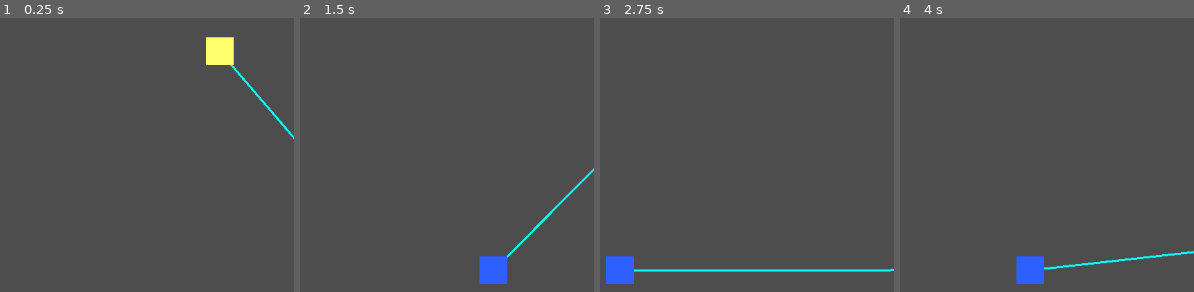
Above: before the commit, frames 1-4 (left to right).
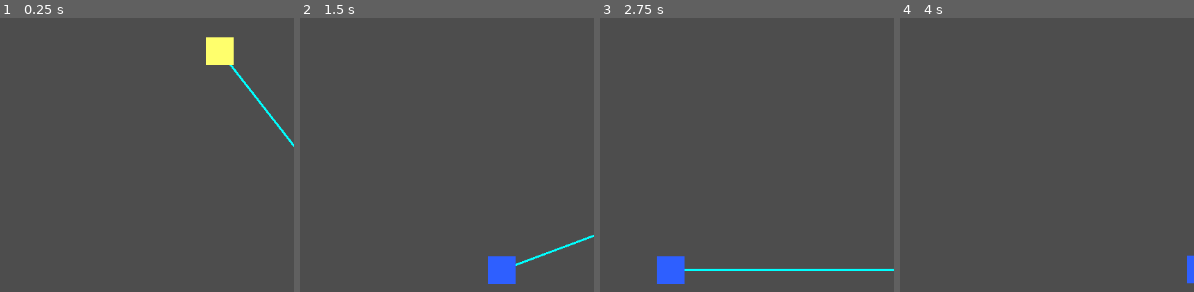
Above: after the commit, the same moments.

Repository: Bakwan-Company/Astro-Knot
Game: Godot game, scene res://levels/test_level/TestLevel.tscn
Same seed, same stepped clock (60 frames per second), same inputs: the game is played once before the commit and once after it.
Inputs:
- Up to frame 1 (0.25 s): no input
- Up to frame 2 (1.5 s): hold E (reel_out) 0.53-1.28 s; hold D (move_right) from 0.53 s (still down); tap Space (jump) at 0.77 s; tap Q (reel_in) at 1.35 s
- Up to frame 3 (2.75 s): tap Space (jump) at 1.52 s; tap E (reel_out) at 1.55 s; release D (move_right) at 2.03 s; hold A (move_left) from 2.03 s (still down); hold E (reel_out) from 2.03 s (still down)
- Up to frame 4 (4 s): release A (move_left) at 2.78 s; release E (reel_out) at 2.78 s; hold D (move_right) from 2.78 s (still down); tap E (reel_out) at 2.85, 3.8 s; tap Space (jump) at 3.02, 3.77 s; hold Q (reel_in) from 3.53 s (still down)

The runs differ from the first frame. In frame 1, 0.6% of the frame differs, in the area x 77-100%, y 17-48%; in frame 2, 1.3%; in frame 3, 2.5%, in the area x 2-99%, y 86-98%; in frame 4, 1.7%.

Commit message:
feat: add dual raycast, mutual drag, and implement pollux as an anchor for castor in pendulum

Diff:
--- a/entities/castor/Castor.tscn
+++ b/entities/castor/Castor.tscn
@@ -21,6 +21,10 @@
 [node name="RopeAnchor" type="Marker2D" parent="." unique_id=443895996]
 position = Vector2(20, 20.5)
 
-[node name="GroundCheck" type="RayCast2D" parent="." unique_id=1994394445]
-position = Vector2(20, 20)
+[node name="GroundCheckL" type="RayCast2D" parent="." unique_id=1994394445]
+position = Vector2(0, 20)
 target_position = Vector2(0, 21)
+
+[node name="GroundCheckR" type="RayCast2D" parent="." unique_id=537385742]
+position = Vector2(40, 20)
+target_position = Vector2(0, 21)
--- a/entities/castor/castor.gd
+++ b/entities/castor/castor.gd
@@ -1,26 +1,40 @@
 extends CharacterBody2D
 
-# Variabel yang bisa diatur dari Inspector
-@export var speed: float = 200.0
+@export var speed: float = 300.0 # Sedikit lebih cepat biar enak narik Pollux
 @export var jump_velocity: float = -400.0
+@export var air_friction: float = 0.5 # Gesekan udara biar ayunan gak abadi (tapi tipis banget)
+@export var terminal_velocity: float = 1000.0 # Biar gak nembus lantai kalau jatuh kecepetan
 
 var gravity: float = ProjectSettings.get_setting("physics/2d/default_gravity")
 
 func _physics_process(delta: float) -> void:
-	# Terapkan Gravitasi saat Castor tidak menginjak lantai
+	# 1. GRAVITASI
 	if not is_on_floor():
-		velocity.y += gravity * delta
+		# Kita pake gravitasi yang agak berat (1.2x) biar feel jatuh robotnya dapet
+		velocity.y += gravity * 1 * delta
 
+	# Cap kecepatan jatuh
+	velocity.y = min(velocity.y, terminal_velocity)
+
+	# 2. LOMPAT
 	if Input.is_action_just_pressed("jump") and is_on_floor():
 		velocity.y = jump_velocity
 
+	# 3. INPUT GERAK HORIZONTAL
 	var direction = Input.get_axis("move_left", "move_right")
 
 	if direction:
 		velocity.x = direction * speed
+	else:
+		# --- PERBAIKAN AYUNAN DI SINI ---
+		if is_on_floor():
+			# Kalau di lantai, ngeremnya cepet (biar kontrol presisi)
+			velocity.x = move_toward(velocity.x, 0, speed * 0.2)
+		else:
+			# Kalau di udara (lagi ngayun), ngeremnya super pelan (Air Drag)
+			# Ini kunci biar ayunan pendulumnya kerasa luwes
+			velocity.x = lerp(velocity.x, 0.0, air_friction * delta)
 
-	else:
-		# move_toward memberikan efek deselerasi agar berhentinya tidak kaku
-		velocity.x = move_toward(velocity.x, 0, speed)
-
+	# 4. EKSEKUSI
+	# move_and_slide bakal pake velocity yang udah kita modif di RopeManager
 	move_and_slide()
--- a/entities/pollux/Pollux.tscn
+++ b/entities/pollux/Pollux.tscn
@@ -5,6 +5,7 @@
 
 [node name="Pollux" type="RigidBody2D" unique_id=1878608427]
 collision_layer = 5
+gravity_scale = 2.0
 lock_rotation = true
 linear_damp = 0.5
 
@@ -18,8 +19,12 @@
 shape = SubResource("RectangleShape2D_sj5q8")
 
 [node name="RopeAnchor" type="Marker2D" parent="." unique_id=1489040497]
-position = Vector2(20, 20.5)
+position = Vector2(20, 20)
 
-[node name="GroundCheck" type="RayCast2D" parent="." unique_id=687677612]
-position = Vector2(20, 20)
+[node name="GroundCheckL" type="RayCast2D" parent="." unique_id=2042377519]
+position = Vector2(0, 20)
 target_position = Vector2(0, 21)
+
+[node name="GroundCheckR" type="RayCast2D" parent="." unique_id=188929640]
+position = Vector2(40, 20)
+target_position = Vector2(0, 21)
--- a/systems/rope_system/rope_manager.gd
+++ b/systems/rope_system/rope_manager.gd
@@ -48,31 +48,47 @@
 
 	var error = dist - current_rope_length
 
-	# ==========================================
-	# MEKANIK HYBRID: TALI KENDOR vs PISTON
-	# ==========================================
 	if error < 0 and not Input.is_action_pressed("reel_out"):
-		return # Tali kendor, biarkan karakter bebas bergerak.
+		return
 
 	var dir = c_pos.direction_to(p_pos)
 
 	# ==========================================
-	# SISTEM JANGKAR MURNI (RAYCAST)
+	# DETEKSI LANTAI DUAL SENSOR (POLLUX & CASTOR)
 	# ==========================================
-	var c_ground = castor.get_node_or_null("GroundCheck")
-	var p_ground = pollux.get_node_or_null("GroundCheck")
+	var c_l = castor.get_node_or_null("GroundCheckL")
+	var c_r = castor.get_node_or_null("GroundCheckR")
+	var p_l = pollux.get_node_or_null("GroundCheckL")
+	var p_r = pollux.get_node_or_null("GroundCheckR")
 
-	var is_c_grounded = c_ground and c_ground.is_colliding()
-	var is_p_grounded = p_ground and p_ground.is_colliding()
+	var is_c_grounded = (c_l and c_l.is_colliding()) or (c_r and c_r.is_colliding())
+	var is_p_grounded = (p_l and p_l.is_colliding()) or (p_r and p_r.is_colliding())
 
+	# ==========================================
+	# SISTEM JANGKAR DINAMIS (MUTUAL DRAG)
+	# ==========================================
 	var is_castor_anchored = false
 	var is_pollux_anchored = false
 
-	if is_c_grounded:
+	if is_c_grounded and is_p_grounded:
+		# Jika dua-duanya di lantai, Castor jadi prioritas jangkar
 		is_castor_anchored = true
-	elif is_p_grounded:
-		is_pollux_anchored = true
 
+	elif is_c_grounded and not is_p_grounded:
+		# KASUS DI GAMBARMU: Castor di lantai, Pollux melayang.
+		# Cek: Apakah Pollux berada DI BAWAH Castor? (Berayun)
+		if p_pos.y > c_pos.y + 10:
+			is_castor_anchored = true # Castor jadi jangkar untuk ayunan
+		else:
+			# Jika Pollux melayang di samping (seperti di gambarmu),
+			# biarkan statusnya FALSE agar mereka masuk ke Skenario 3 (Saling Tarik).
+			# Ini yang bakal bikin Castor keseret ke pinggir tebing.
+			pass
+
+	elif not is_c_grounded and is_p_grounded:
+		# Sebaliknya, Pollux jadi jangkar kalau Castor yang berayun di bawah
+		if c_pos.y > p_pos.y + 10:
+			is_pollux_anchored = true
 	# ==========================================
 	# EKSEKUSI FISIKA BERDASARKAN STATUS JANGKAR
 	# ==========================================
@@ -117,7 +133,7 @@
 
 		# Obat Energi Bocor (Momentum Boost)
 		if abs(swing_speed) > 10.0:
-			castor.velocity *= 1.008
+			castor.velocity *= 1.00
 
 	else:
 		# --- SKENARIO 3: DUA-DUANYA MELAYANG (Tarik-Menarik 50:50) ---
